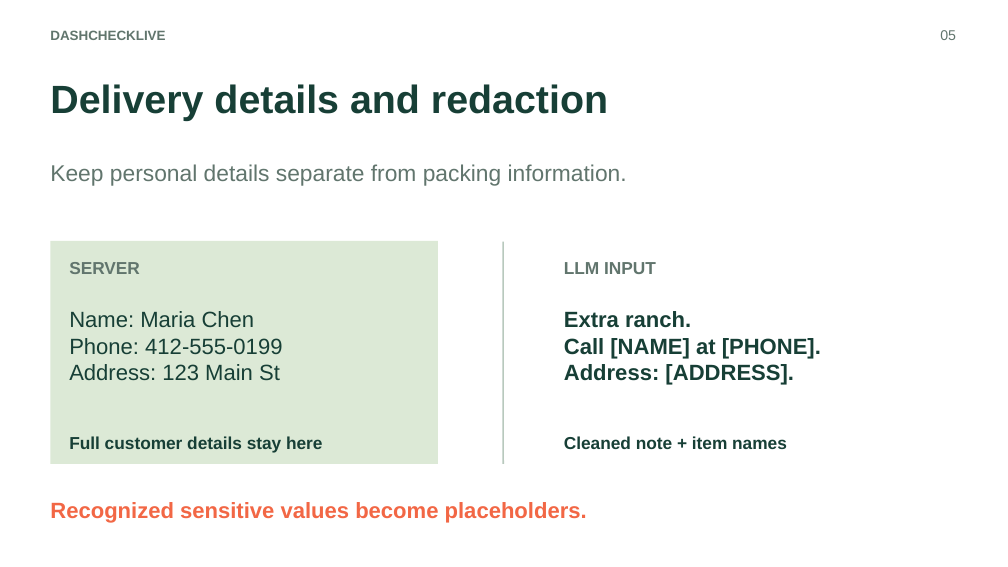
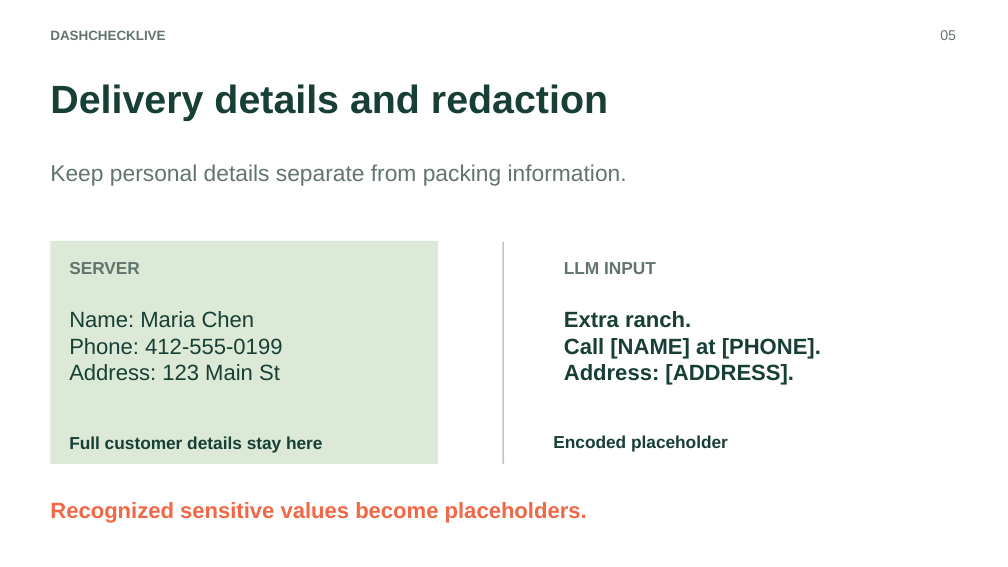
Before and after one commit to OliviaAntenucci/DashCheckLive, a slide deck: slide 7 of slides/DashCheckLive-slides.pptx. Drawn at 1008x567 pixels with LibreOffice and Linux fonts; fonts in the diff are those of the drawing. Boxes give left, top, right and bottom in pixels: in the first picture for what was removed or moved away, otherwise in the second. Text is boxed around its words. In the diff, an @@ line names an element or a change of style, - is before the commit and + after.

```diff
--- a/slides/DashCheckLive-slides.pptx
+++ b/slides/DashCheckLive-slides.pptx
@@ text at (553, 435, 728, 451): text changed @@
-Cleaned note + item names
+Encoded placeholder
```
Also in this commit, not shown: 2 other slides changed, 2 other files.
